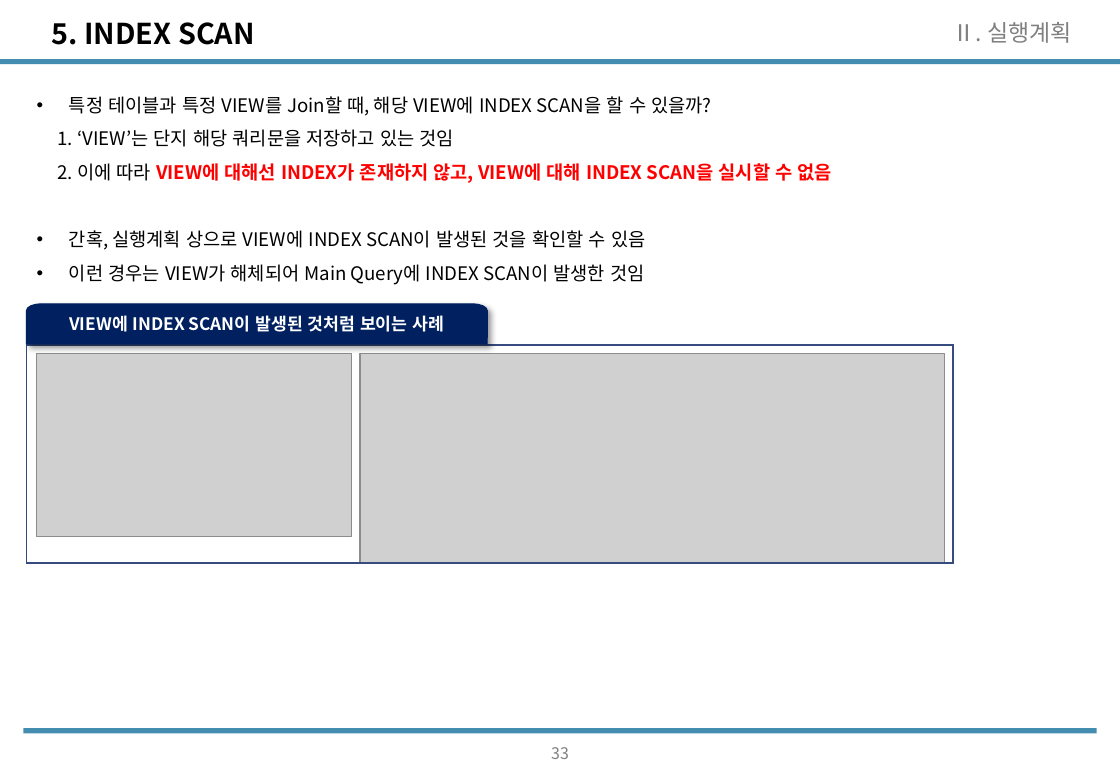
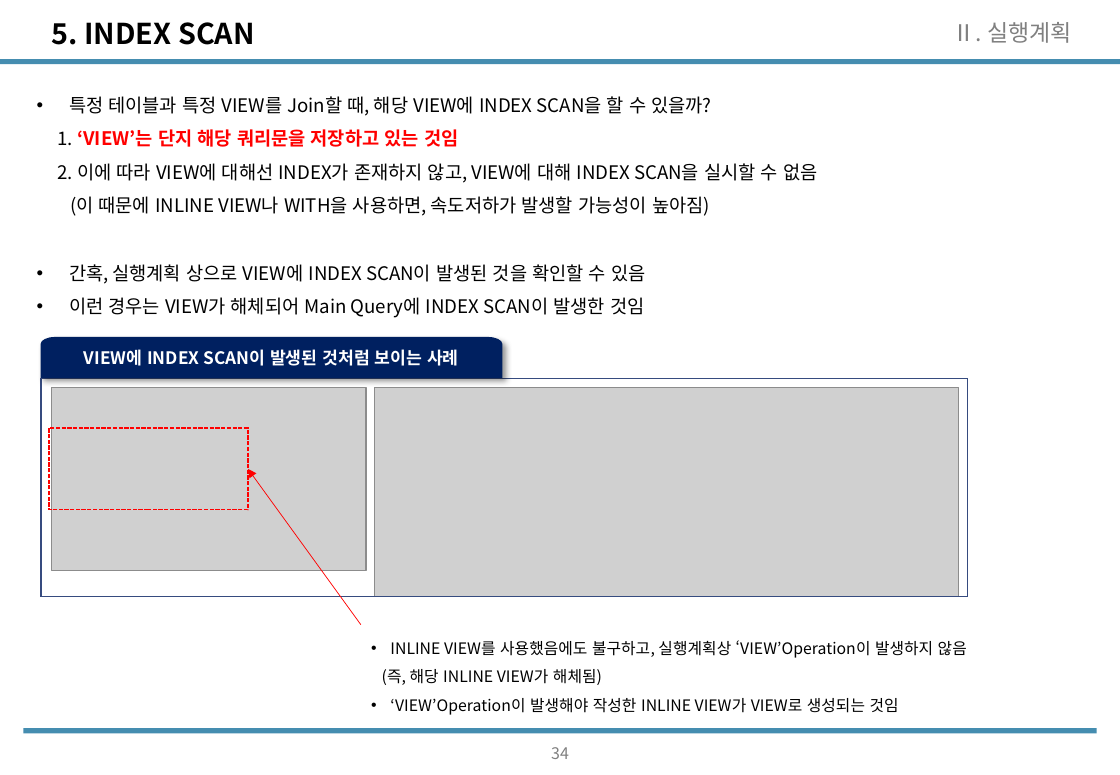
Before and after one commit to wooseok1152/SQL, a slide deck: slide 35 of SQL_seminar/SQL중상급활용_CH2.pptx (slide 34 before the commit). Drawn at 1120x775 pixels with LibreOffice and Linux fonts; fonts in the diff are those of the drawing; grey boxes stand for pictures. Boxes give left, top, right and bottom in pixels: in the first picture for what was removed or moved away, otherwise in the second. Text is boxed around its words. In the diff, an @@ line names an element or a change of style, - is before the commit and + after.

```diff
--- a/SQL_seminar/SQL중상급활용_CH2.pptx
+++ b/SQL_seminar/SQL중상급활용_CH2.pptx
@@ text at box(58, 129, 817, 183): text colour #000000 to #FF0000, bold on in "‘VIEW’는 단지 해당 쿼리문을 저장하고 있는 것임"; text colour #FF0000 to #000000, bold off in "VIEW에 대해선 INDEX가 존재하지 않고, VIEW에 대해 ..." @@
@@ text at box(70, 196, 709, 216): paragraph added @@
+(이 때문에 INLINE VIEW나 WITH을 사용하면, 속도저하가 발생할 가능성이 높아짐)
@@ 2 pictures, 1 freeform shape, 1 rectangle: place and size @@
-2 pictures, 1 freeform shape, 1 rectangle at box(27, 304, 953, 564)
+2 pictures, 1 freeform shape, 1 rectangle at box(41, 338, 968, 598)
@@ rectangle added at box(49, 428, 247, 510), outline #FF0000 1 pt dashed @@
@@ arrow added from (361, 626) to (248, 470), #FF0000 0.5 pt @@
@@ text added at box(382, 640, 967, 715), 11 pt, text #000000 @@
+• INLINE VIEW를 사용했음에도 불구하고, 실행계획상 ‘VIEW’Operation이 발생하지 않음
+(즉, 해당 INLINE VIEW가 해체됨)
+• ‘VIEW’Operation이 발생해야 작성한 INLINE VIEW가 VIEW로 생성되는 것임
@@ page number at box(551, 747, 569, 759): text changed @@
-33
+34
```
Also in this commit, not shown: 6 other slides changed, 2 slides added, 6 other files.
